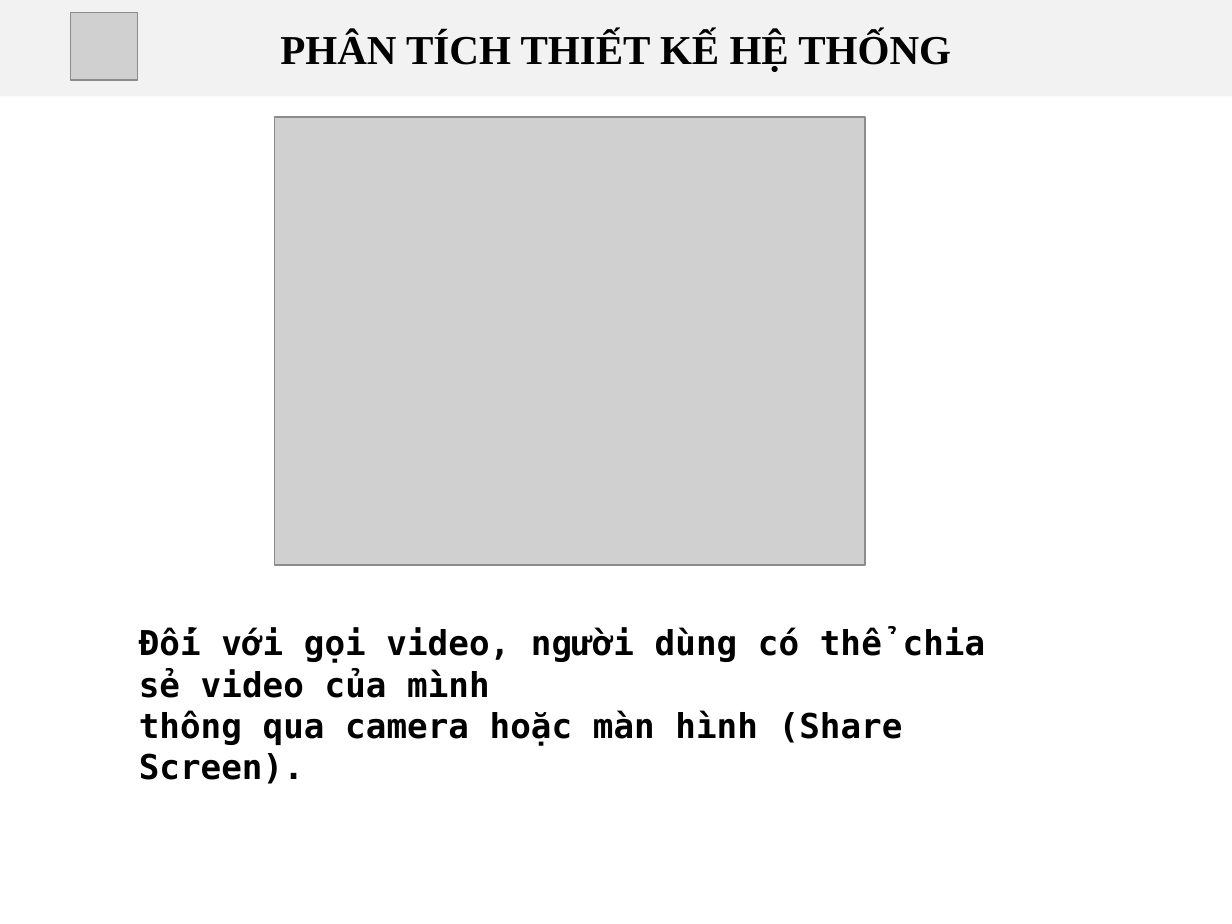
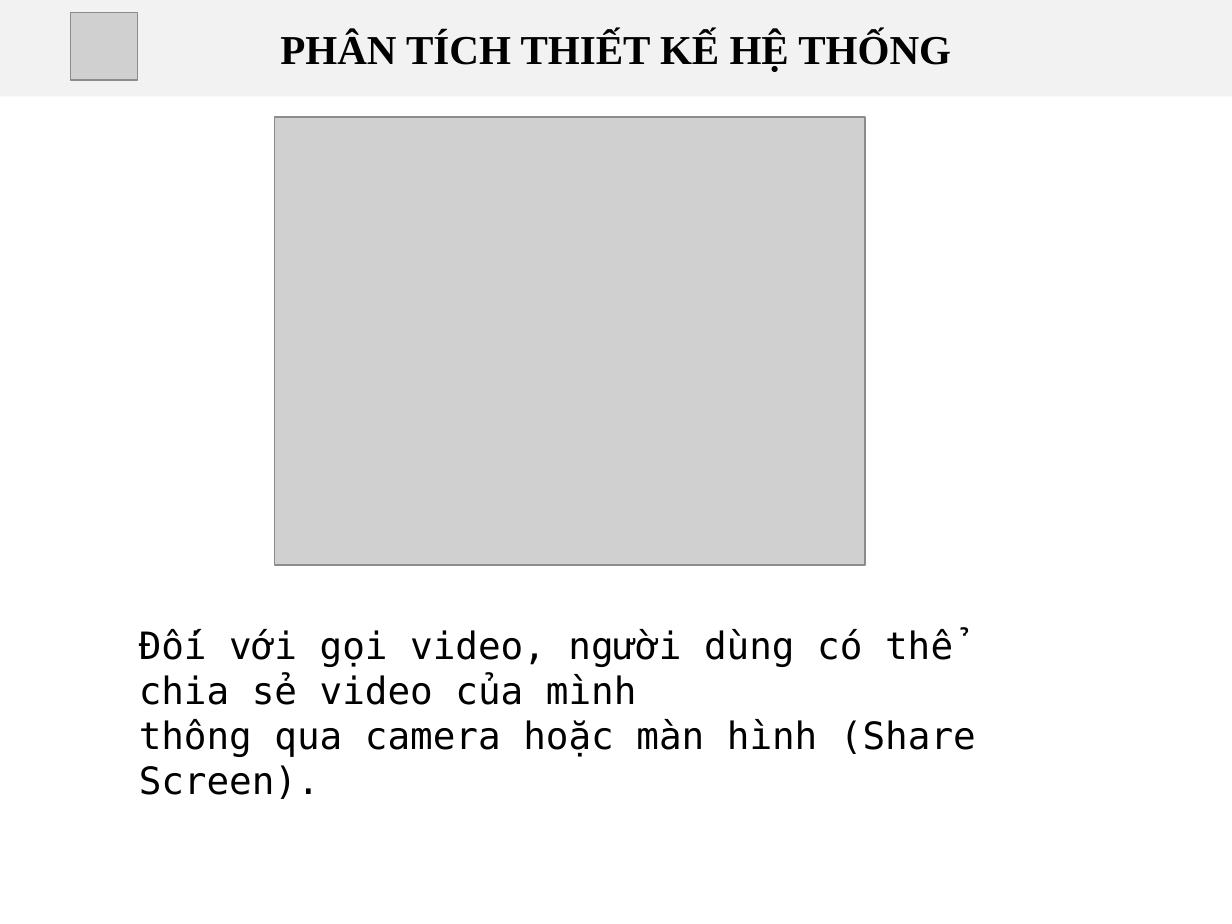
Before and after one commit to tinhphandotco/webrtc, a slide deck: slide 13 of baocao/BaoCao_DATN_TranThongThanhLuan.pptx. Drawn at 1232x924 pixels with LibreOffice and Linux fonts; fonts in the diff are those of the drawing; grey boxes stand for pictures; background and template pictures are left out. Boxes give left, top, right and bottom in pixels: in the first picture for what was removed or moved away, otherwise in the second. Text is boxed around its words. In the diff, an @@ line names an element or a change of style, - is before the commit and + after.

```diff
--- a/baocao/BaoCao_DATN_TranThongThanhLuan.pptx
+++ b/baocao/BaoCao_DATN_TranThongThanhLuan.pptx
@@ text "Đối với gọi video, người ..." at bbox=[139, 628, 976, 799]: size 20 to 22 pt, bold off @@
```
Also in this commit, not shown: 5 other slides changed, 3 other files.
